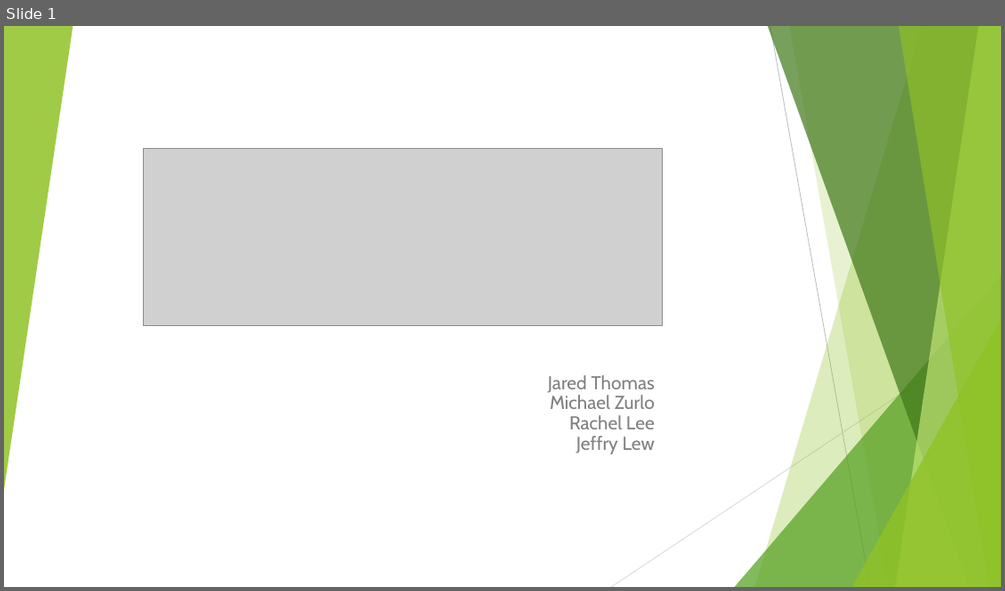
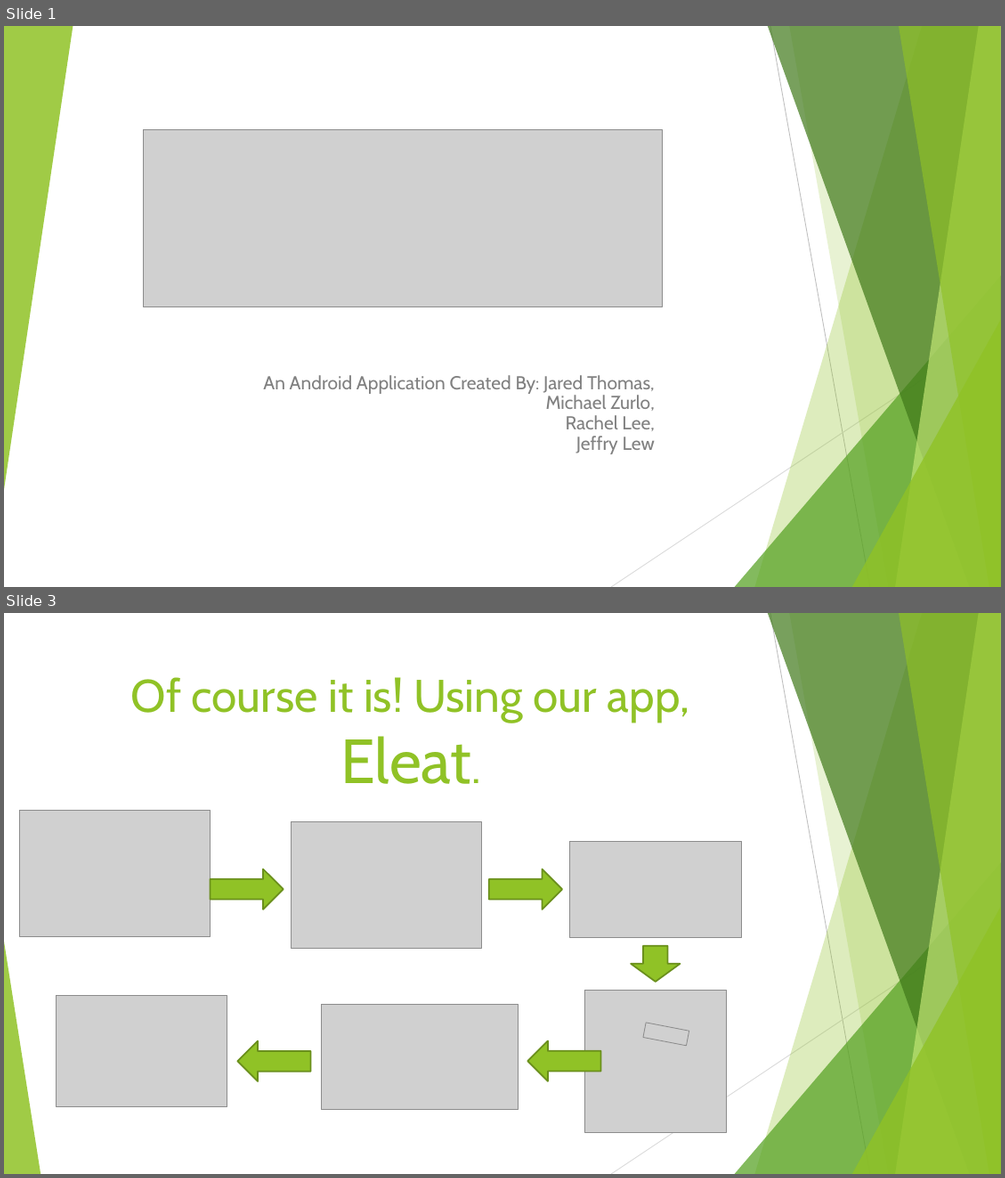
Before and after one commit to MikeZur/weightTrack, a slide deck: WeightTrack/Eleat-Pitch.pptx. Shown one above the other, each under a label of ours: slide 1 before the commit, slides 1 and 3 after it; the slides between them are not shown. The pictures are 1005x591 and 1005x1178 pixels, drawn with LibreOffice and Linux fonts; fonts in the diff are those of the drawing; grey boxes stand for pictures. Boxes give left, top, right and bottom in pixels: in the first picture for what was removed or moved away, otherwise in the second. Text is boxed around its words. In the diff, an @@ line names an element or a change of style, - is before the commit and + after.

Commit message:
Eleat Final PPT

```diff
--- a/WeightTrack/Eleat-Pitch.pptx
+++ b/WeightTrack/Eleat-Pitch.pptx
@@ slide 3 added at (x1=4, y1=613, x2=1001, y2=1174), background #FFFFFF; not listed: 9 template elements that a slide beside it also shows @@
@@ title added at (x1=131, y1=677, x2=690, y2=784), 44 pt, text #90C226 @@
+Of course it is! Using our app, Eleat.
@@ picture added at (x1=19, y1=810, x2=210, y2=936) @@
@@ picture added at (x1=291, y1=821, x2=481, y2=949) @@
@@ picture added at (x1=570, y1=841, x2=741, y2=938) @@
@@ right arrow added at (x1=210, y1=868, x2=283, y2=909), fill #90C226, outline #6B901C 1.5 pt @@
@@ right arrow added at (x1=489, y1=868, x2=563, y2=909), fill #90C226, outline #6B901C 1.5 pt @@
@@ triangle added at (x1=4, y1=941, x2=40, y2=1174), fill #90C226 at 85% opacity @@
@@ down arrow added at (x1=631, y1=946, x2=680, y2=981), fill #90C226, outline #6B901C 1.5 pt @@
@@ picture added at (x1=57, y1=996, x2=226, y2=1107) @@
@@ picture added at (x1=321, y1=1004, x2=518, y2=1110) @@
@@ picture added at (x1=584, y1=989, x2=727, y2=1132) @@
@@ picture added at (x1=643, y1=1022, x2=689, y2=1046) @@
@@ right arrow added at (x1=237, y1=1041, x2=310, y2=1081), fill #90C226, outline #6B901C 1.5 pt @@
@@ right arrow added at (x1=527, y1=1041, x2=600, y2=1081), fill #90C226, outline #6B901C 1.5 pt @@
@@ slide 1 changed as well @@
@@ picture moved from (x1=143, y1=149, x2=662, y2=326) to (x1=143, y1=129, x2=662, y2=306) @@
@@ subtitle at (x1=263, y1=375, x2=655, y2=431): text changed @@
-Jared Thomas
-Michael Zurlo
-Rachel Lee
+An Android Application Created By: Jared Thomas,
+Michael Zurlo,
+Rachel Lee,
```
Also in this commit, not shown: 2 other slides added.
